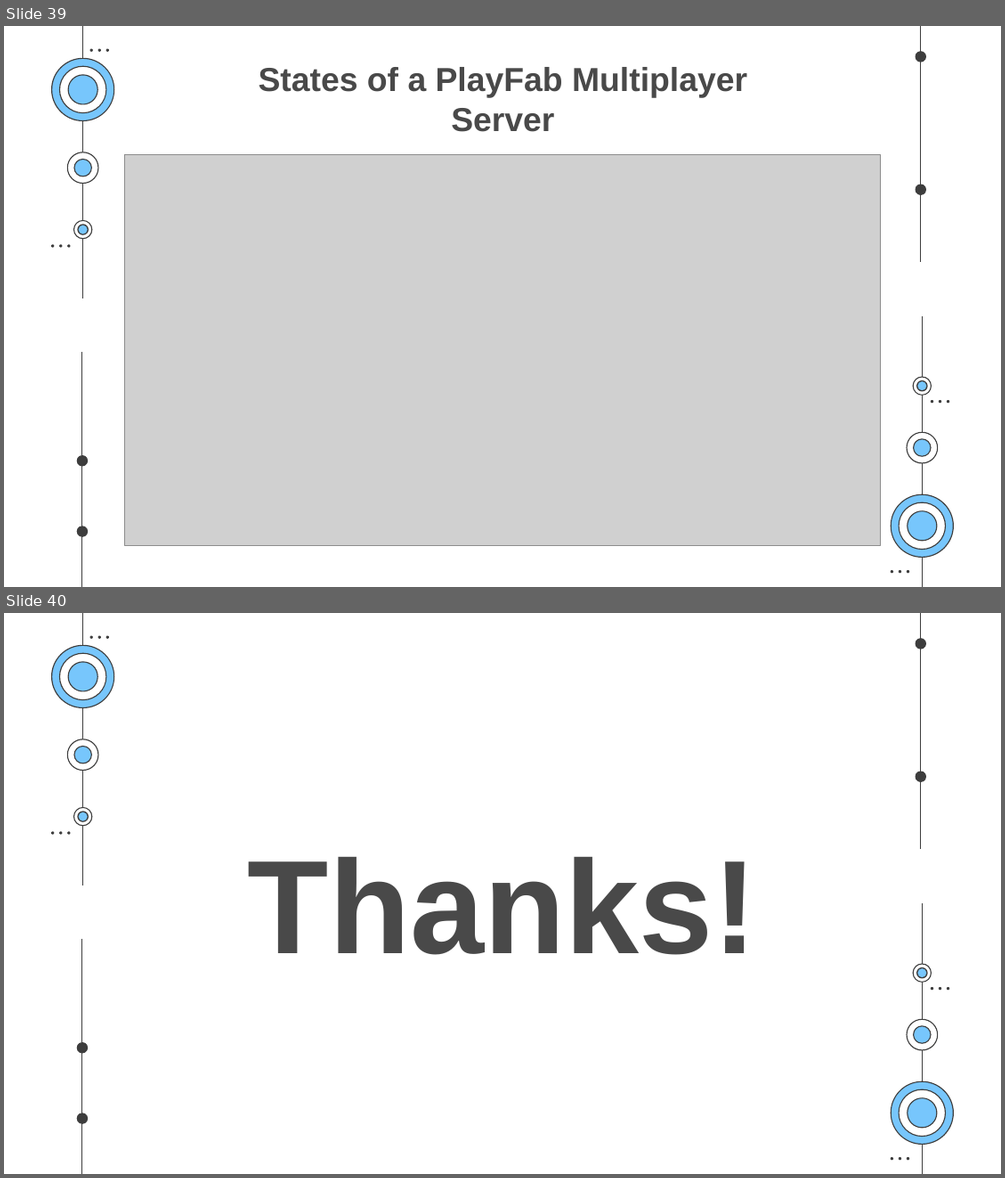
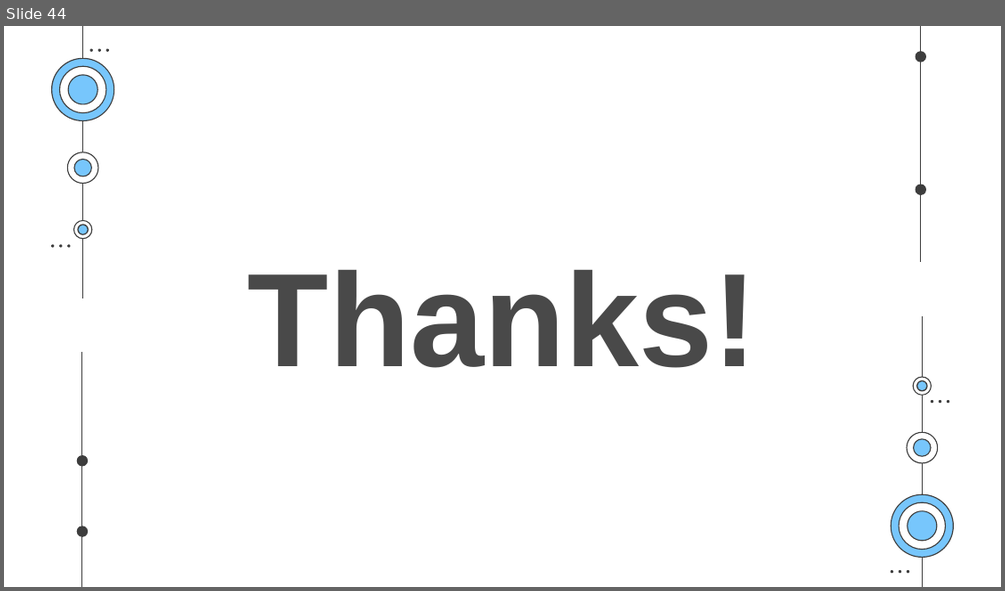
Before and after one commit to SaurabhYadav388/misc_works, a slide deck: Cloud_PPT/Shosau.pptx. Shown one above the other, each under a label of ours: slides 39 and 40 before the commit, slide 44 after it. The pictures are 1005x1178 and 1005x591 pixels, drawn with LibreOffice and Linux fonts; fonts in the diff are those of the drawing; grey boxes stand for pictures. Boxes give left, top, right and bottom in pixels: in the first picture for what was removed or moved away, otherwise in the second. Text is boxed around its words. In the diff, an @@ line names an element or a change of style, - is before the commit and + after.

```diff
--- a/Cloud_PPT/Shosau.pptx
+++ b/Cloud_PPT/Shosau.pptx
@@ slide 39 removed at box(4, 26, 1001, 587), background #FFFFFF; not listed: 48 template elements that a slide beside it also shows @@
@@ title removed at box(259, 67, 747, 132) @@
-States of a PlayFab Multiplayer Server
@@ picture removed at box(125, 154, 880, 547) @@
@@ what was slide 40 is now slide 44 @@
```
Also in this commit, not shown: 4 slides changed, 5 slides added.
